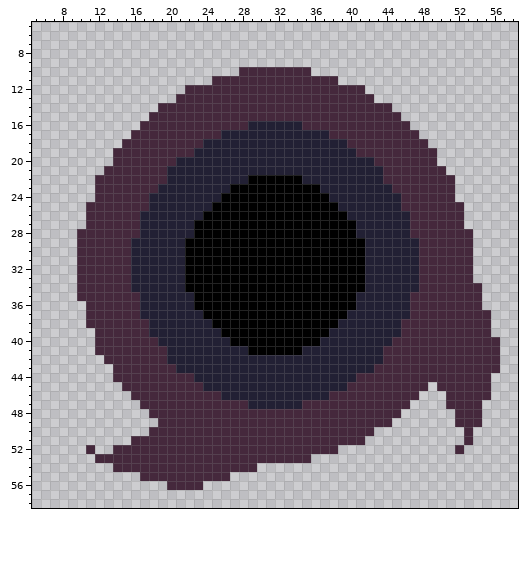
Two states of a pixel-art file, Aseprite files/spawner portal proto 1.aseprite. The picture above was drawn from the file before the commit.
64x64 pixels, 1 frame. Shown: x 5..58, y 5..58.
And afterwards:
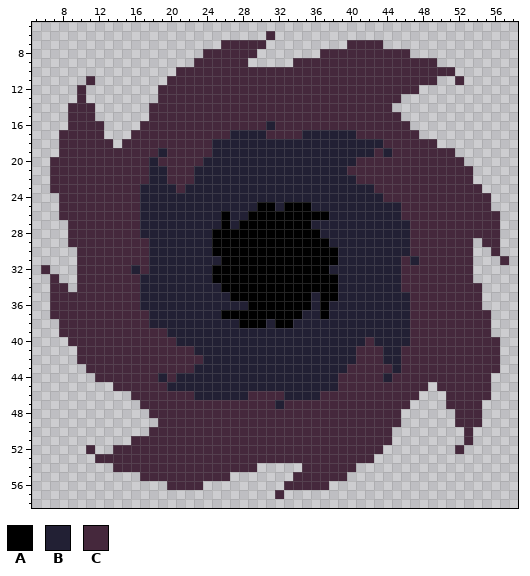
Palette (. is transparent): A #000000  B #222034  C #45283c
The exact change:
layer "Layer 2" added
Changed rows in their new state; - is an unchanged pixel.
Layers "Layer 2", "Layer 1":
first column x 6:
 6 -------------------------C--------------------------
 7 --------------------CCCCC---------CCCC--------------
 8 ------------------CCCCCC-------CCCCCCCCCC-----------
 9 -----------------CCCCCC-----CCCCCCCCCCCCCCCC--------
10 ---------------CCCCCCC--------CCCCCCCCCCCCCCCC------
11 -----C--------CCCCC--------------CCCCCCCCCCC--C-----
12 ----C--------CCC--------------------CCCCCC----------
13 ----C--------CC----------------------CCC------------
14 ---CCC------C---------------------------------------
15 ---CCC----------------------------------------------
16 ---CCCC----------------CC-CCC-----------------------
17 --CCCCC-------------C----CCCC---BBB-----------------
18 --CCCCCC----------C---------------BBBB-----C--------
19 --CCCCCC-----B---CC----------------BB-B-----CC------
20 -CCCCCCC----B--CCC-----------------CC-------CCC-----
21 -CCCCCC-----BBCCC-----------------CCCC-------CCC----
22 -CCCCC------BBCCC------BBBBBB------CCC--------CC----
23 -CCCCC-----BB--C-----BBBBBBBBBB------CC-------CCC---
24 --CCCC-----B--------BBBBBBBBBBBB------CC------CCCC--
25 --CCC------B-------BBBBB--B---BBB--------------CCC--
26 --CCC-------------BB-BB---------BB------C------CCCC-
27 ---CC------------BBB-B--------BBBBB------------CCCC-
28 ---C-------------BB------------BBBB-------------CCC-
29 ---C------CC----BBB-------------BBBB-----C-------CC-
30 ----------CC----BBB--------------BBB-----C--------C-
31 ----------CC----BBBB-------------BBB----C----------C
32 C----------C----BBB-------------BBBB----CC----------
33 -C--------C-----BBB--------------BBB----CC----------
34 -CC-------C-----BBBB-------------BBB----CC----------
35 -CCC-------------BBBB---------B--BB-----------------
36 -CCCC------------BBBBBB-------B-BBB-----------------
37 -CCCC------C------BB---------BB-BB------------------
38 --CCC--------------BBB---B--BBBBB-------B-----------
39 --CCCC------CC------BBBBBBBBBBBB--------B-----------
40 ---CCC-------CC------BBBBBBBBBB-----C--BB-----------
41 ----CC--------CCC------BBBBBB------CCCBB------------
42 ----CCC-------CCCC-----------------CCCBB------------
43 -----CCC-------CC-----------------CCC--B------------
44 ------CC-----B-BB----------------CC---B-------------
45 --------C-----BBBB---------------C------------------
46 -----------------BBB---CCCC----C--------------------
47 -----------------------CCC-CC-----------------------
49 ---------------------------------------C------------
50 -------------------------------------CC-------------
51 ------------------------------------CCC-------------
52 ---------------------------------CCCCC--------------
53 ------------------------------CCCCCCC---------------
54 -----------------------------CCCCCC-----------------
55 ----------------------------CCCCCC------------------
56 ---------------------------CCCCC--------------------
57 --------------------------C-------------------------
Boxes around the changes in both pictures, in picture pixels (x1, y1, x2, y2):
changed: (41, 31, 509, 499)
